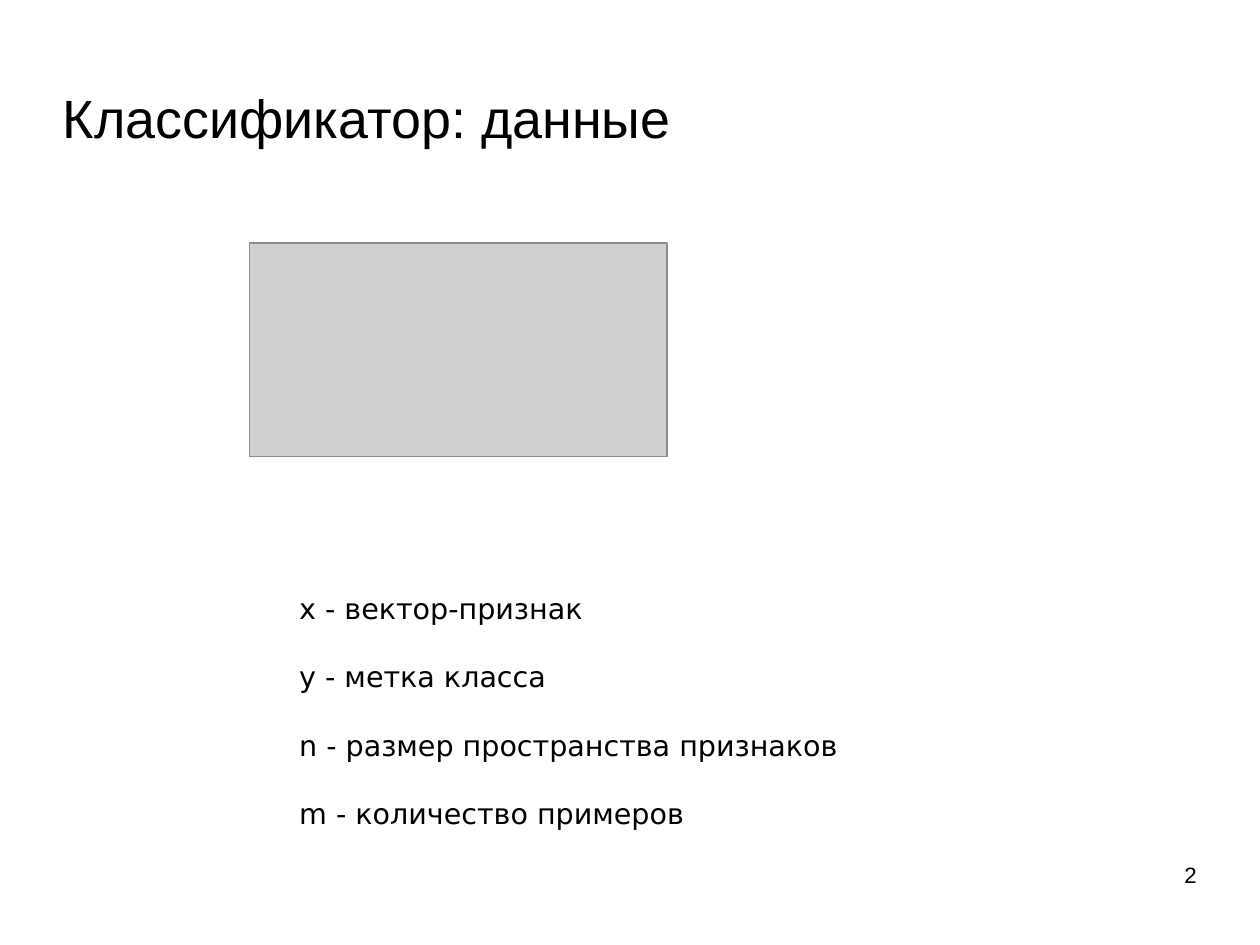
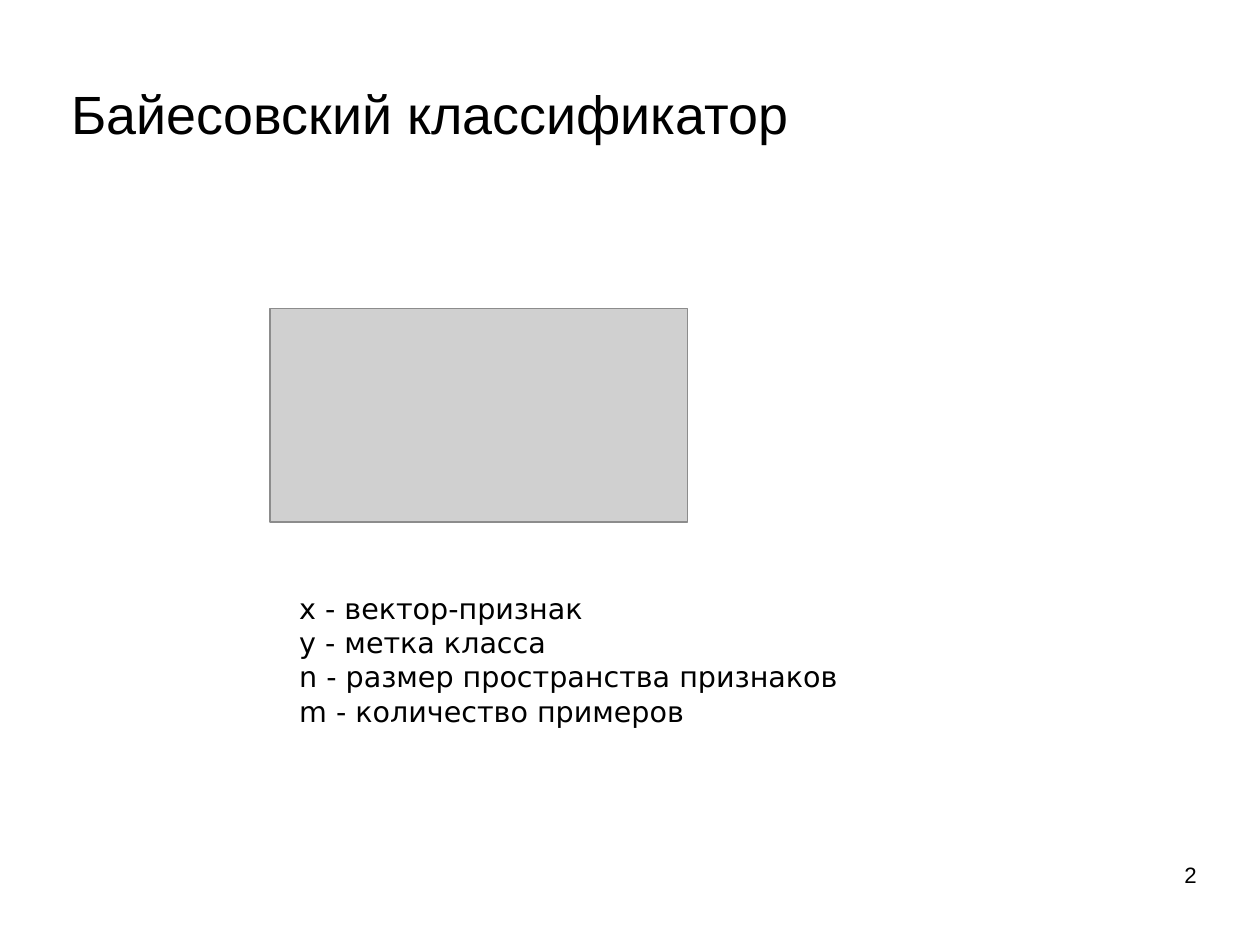
Before and after one commit to mechanoid5/ml_lectorium_legacy, a slide deck: slide 2 of 11-bayes.odp. Drawn at 1260x945 pixels with LibreOffice and Linux fonts; fonts in the diff are those of the drawing; grey boxes stand for pictures; background and template pictures are left out. Boxes give left, top, right and bottom in pixels: in the first picture for what was removed or moved away, otherwise in the second. Text is boxed around its words. In the diff, an @@ line names an element or a change of style, - is before the commit and + after.

```diff
--- a/11-bayes.odp
+++ b/11-bayes.odp
@@ title at box(71, 94, 788, 144): text changed @@
-Классификатор: данные
+Байесовский классификатор
@@ picture: place and size @@
-picture at box(249, 244, 667, 457)
+picture at box(270, 309, 687, 523)
@@ text "x - вектор-признак" rewrapped from box(299, 603, 837, 830) to box(299, 603, 837, 728) @@
```
Also in this commit, not shown: 5 other slides changed, 1 other file.
